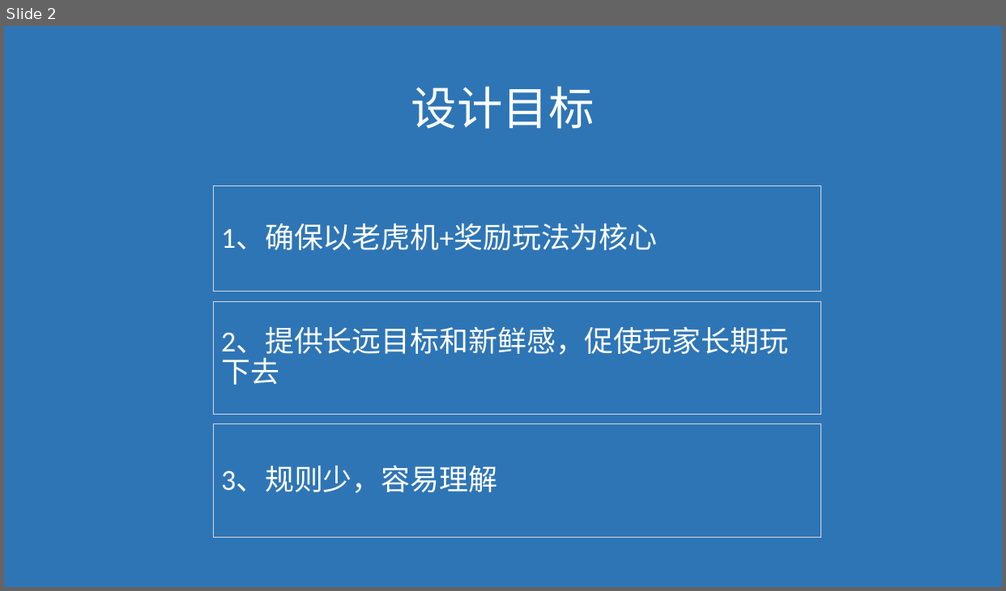
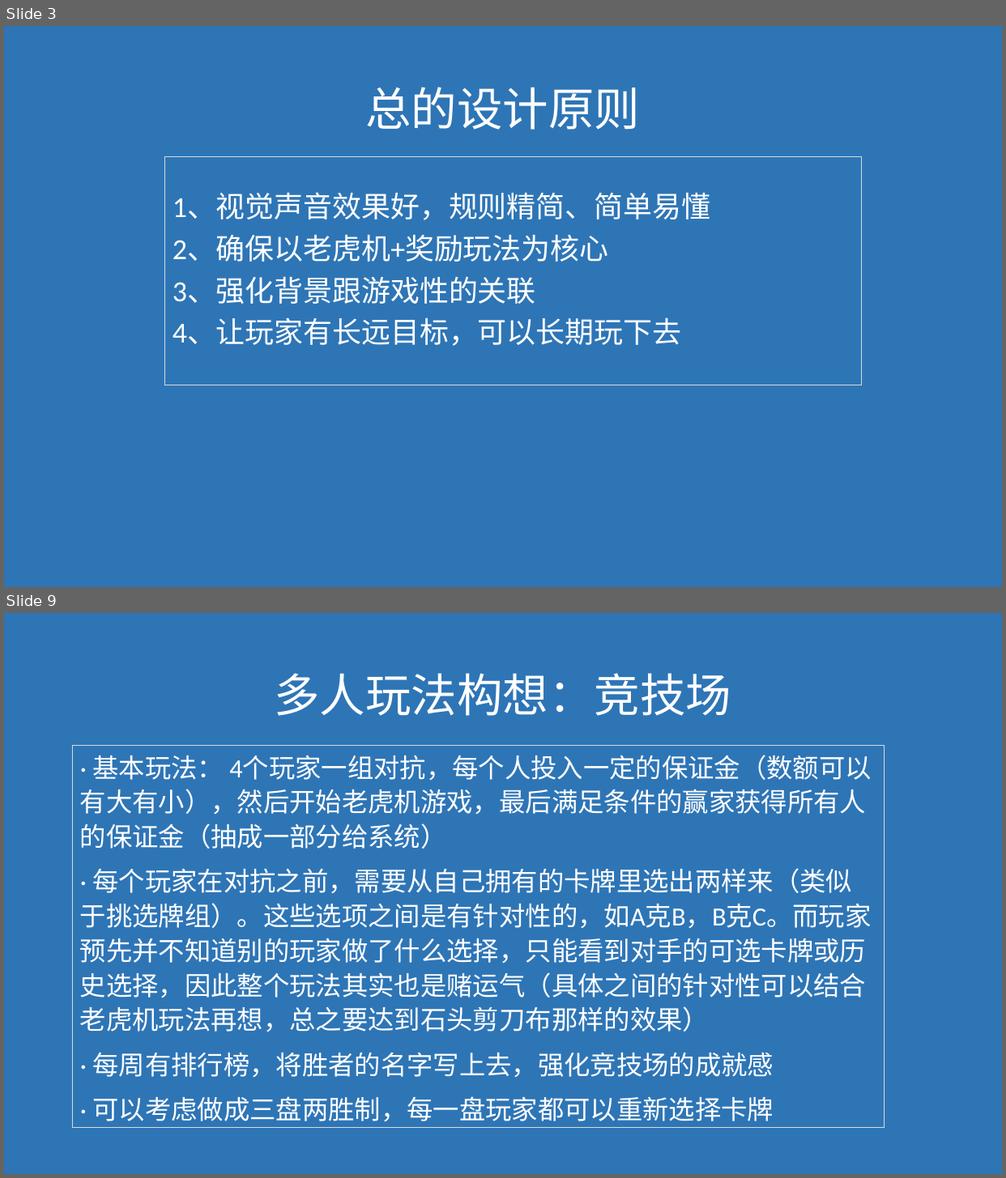
Before and after one commit to janryf/mygame, a slide deck: 构想.pptx. Shown one above the other, each under a label of ours: slide 2 before the commit, slides 3 and 9 after it; the slides between them are not shown. The pictures are 1006x591 and 1006x1178 pixels, drawn with LibreOffice and Linux fonts; fonts in the diff are those of the drawing. Boxes give left, top, right and bottom in pixels: in the first picture for what was removed or moved away, otherwise in the second. Text is boxed around its words. In the diff, an @@ line names an element or a change of style, - is before the commit and + after.

```diff
--- a/构想.pptx
+++ b/构想.pptx
@@ slide 9 added at box(4, 613, 1002, 1174), background #2E75B6 @@
@@ text added at box(274, 673, 731, 716), 44 pt, text #FFFFFF @@
+多人玩法构想：竞技场
@@ rectangle added at box(73, 746, 884, 1129), outline #D9D9D9 0.75 pt dashed, 25.2 pt, text #FFFFFF @@
+· 基本玩法： 4个玩家一组对抗，每个人投入一定的保证金（数额可以有大有小），然后开始老虎机游戏，最后满足条件的赢家获得所有人的保证金（抽成一部分给系统）
+· 每个玩家在对抗之前，需要从自己拥有的卡牌里选出两样来（类似于挑选牌组）。这些选项之间是有针对性的，如A克B，B克C。而玩家预先并不知道别的玩家做了什么选择，只能看到对手的可选卡牌或历史选择，因此整个玩法其实也是赌运气（具体之间的针对性可以结合老虎机玩法再想，总之要达到石头剪刀布那样的效果）
+· 每周有排行榜，将胜者的名字写上去，强化竞技场的成就感
+· 可以考虑做成三盘两胜制，每一盘玩家都可以重新选择卡牌
@@ what was slide 2 is now slide 3 @@
@@ slide 3 changed as well @@
@@ text at box(365, 87, 640, 130): text changed @@
-设计目标
+总的设计原则
@@ rectangle "1、视觉声音效果好，规则精简、简单易懂": place and size @@
-rectangle "1、视觉声音效果好，规则精简、简单易懂" at box(214, 186, 821, 291)
+rectangle "1、视觉声音效果好，规则精简、简单易懂" at box(165, 157, 862, 386)
@@ text in rectangle at box(172, 194, 710, 346): text changed @@
-1、确保以老虎机+奖励玩法为核心
+1、视觉声音效果好，规则精简、简单易懂
+2、确保以老虎机+奖励玩法为核心
+3、强化背景跟游戏性的关联
+4、让玩家有长远目标，可以长期玩下去
@@ rectangle removed at box(214, 301, 821, 415) @@
-2、提供长远目标和新鲜感，促使玩家长期玩下去
@@ rectangle removed at box(214, 425, 821, 537) @@
-3、规则少，容易理解
```
Also in this commit, not shown: 16 other slides added, 6 slides removed, 7 other files.
